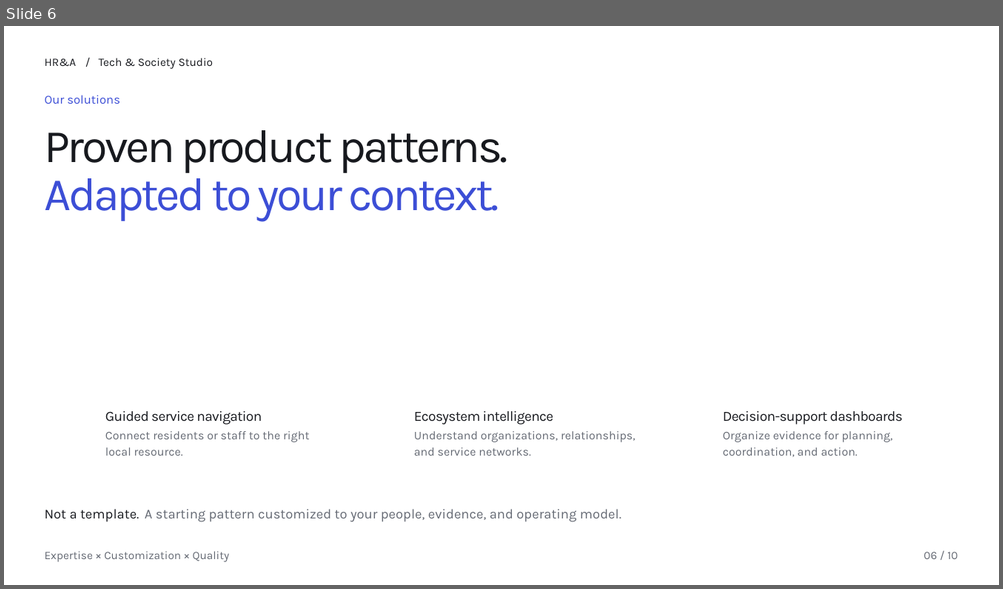
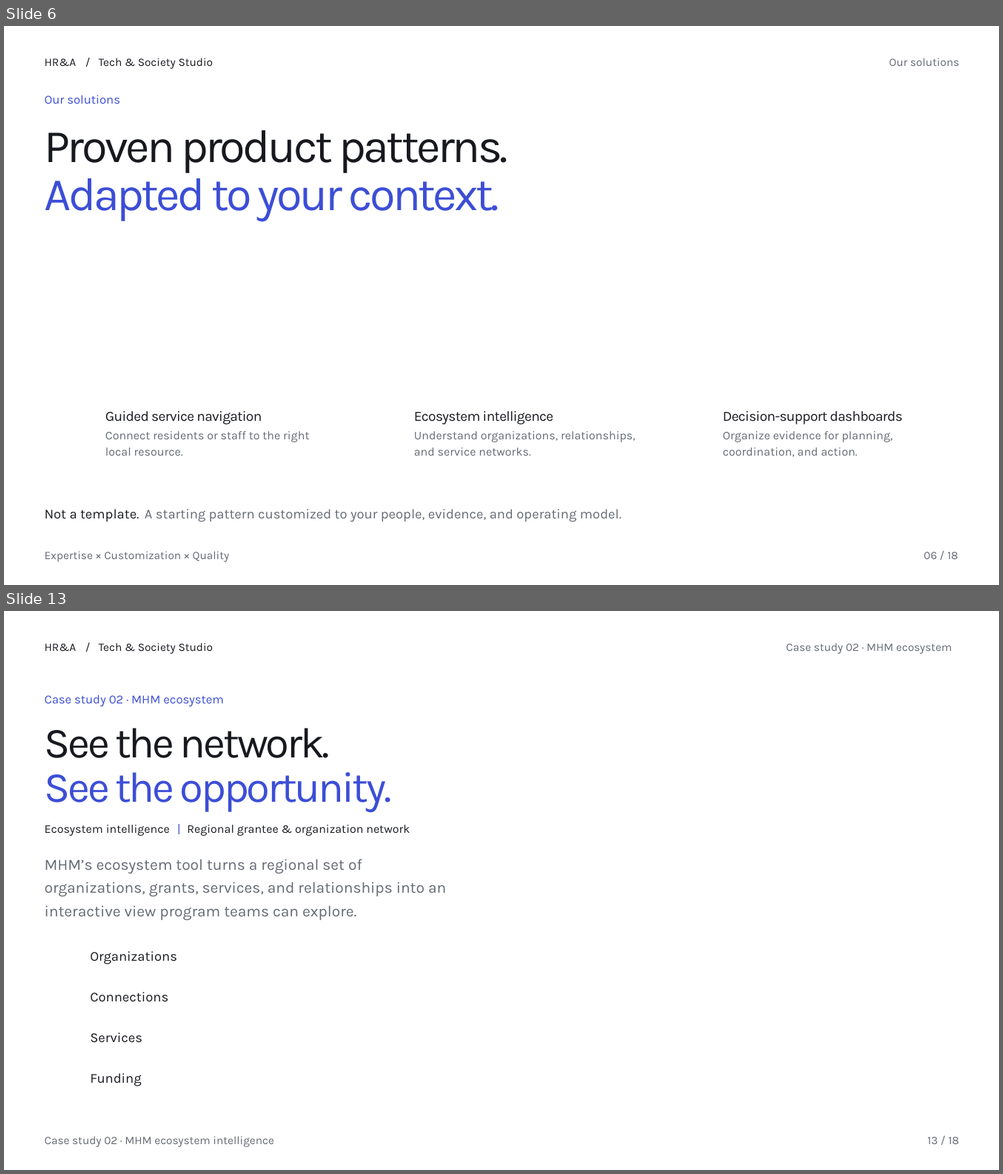
Before and after one commit to Alphaam/cc-chatbot-dev, a slide deck: public/presentation/studio-editable.pptx. Shown one above the other, each under a label of ours: slide 6 before the commit, slides 6 and 13 after it; the slides between them are not shown. The pictures are 1003x589 and 1003x1174 pixels, drawn with LibreOffice and Linux fonts; fonts in the diff are those of the drawing; background and template pictures are left out. Boxes give left, top, right and bottom in pixels: in the first picture for what was removed or moved away, otherwise in the second. Text is boxed around its words. In the diff, an @@ line names an element or a change of style, - is before the commit and + after.

```diff
--- a/public/presentation/studio-editable.pptx
+++ b/public/presentation/studio-editable.pptx
@@ slide 13 added at [4, 611, 999, 1170], background picture (left out) @@
@@ text added at [45, 644, 77, 651], 13.2 pt, text #17191E @@
+HR&A
@@ text added at [85, 640, 95, 655], 13.2 pt, text #17191E @@
+/
@@ text added at [99, 643, 213, 654], 13.2 pt, text #17191E @@
+Tech & Society Studio
@@ text added at [785, 643, 951, 654], 13.2 pt, text #646973 @@
+Case study 02 · MHM ecosystem
@@ text added at [45, 695, 223, 706], 14.3 pt, text #3C4ED6 @@
+Case study 02 · MHM ecosystem
@@ text added at [45, 728, 330, 758], 49.7 pt, text #17191E @@
+See the network.
@@ text added at [45, 772, 392, 813], 49.7 pt, text #3C4ED6 @@
+See the opportunity.
@@ text added at [45, 825, 170, 836], 13.8 pt, text #17191E @@
+Ecosystem intelligence
@@ text added at [177, 822, 188, 838], 13.8 pt, text #3C4ED6 @@
+|
@@ text added at [187, 825, 410, 836], 13.8 pt, text #17191E @@
+Regional grantee & organization network
@@ text added at [45, 859, 362, 874], 18 pt, text #646973 @@
+MHM’s ecosystem tool turns a regional set of
@@ text added at [45, 882, 446, 897], 18 pt, text #646973 @@
+organizations, grants, services, and relationships into an
@@ text added at [45, 906, 356, 920], 18 pt, text #646973 @@
+interactive view program teams can explore.
@@ text added at [90, 951, 177, 965], 15.9 pt, text #17191E @@
+Organizations
@@ text added at [90, 992, 168, 1002], 15.9 pt, text #17191E @@
+Connections
@@ text added at [90, 1033, 142, 1043], 15.9 pt, text #17191E @@
+Services
@@ text added at [90, 1073, 141, 1087], 15.9 pt, text #17191E @@
+Funding
@@ text added at [45, 1136, 274, 1147], 13.2 pt, text #646973 @@
+Case study 02 · MHM ecosystem intelligence
@@ text added at [927, 1137, 959, 1145], 13.2 pt, text #646973 @@
+13 / 18
@@ slide 6 changed as well @@
@@ text added at [889, 58, 959, 66], 13.2 pt, text #646973 @@
+Our solutions
@@ text at [923, 552, 958, 560]: text changed @@
-06 / 10
+06 / 18
```
Also in this commit, not shown: 6 other slides changed, 10 other slides added, 3 slides removed, 6 other files.
